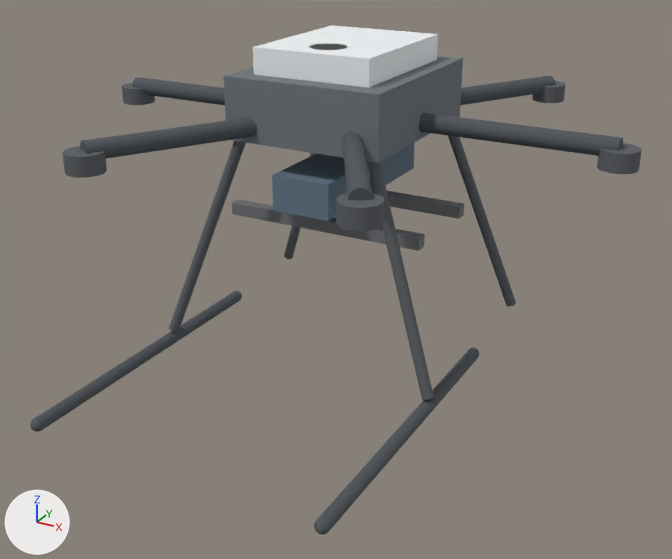
One commit to the glTF model assets/models/eams-hexa-frame.glb: the scene before it, then after it.
The view is the same before and after, from a 50 mm lens placed at (0.853, -1.602, 0.437), pointed at (0.037, -0.118, -0.305). Arrows for +X, +Y and +Z are at lower left; the lights stay in place. The older version comes first. Where no turn or scale is listed for an object, it has been applied to the vertices.

The first picture shows 'attachment_payload_rail_crossbar_rear', 'battery_pack_rear', 'frame_arm_2', 'frame_arm_3', 'frame_arm_5', 'frame_canopy', 'frame_chassis', 'landing_gear_front_right_strut', 'landing_gear_left_skid', 'landing_gear_rear_left_strut', 'landing_gear_rear_right_strut', 'landing_gear_right_skid' and 11 more.
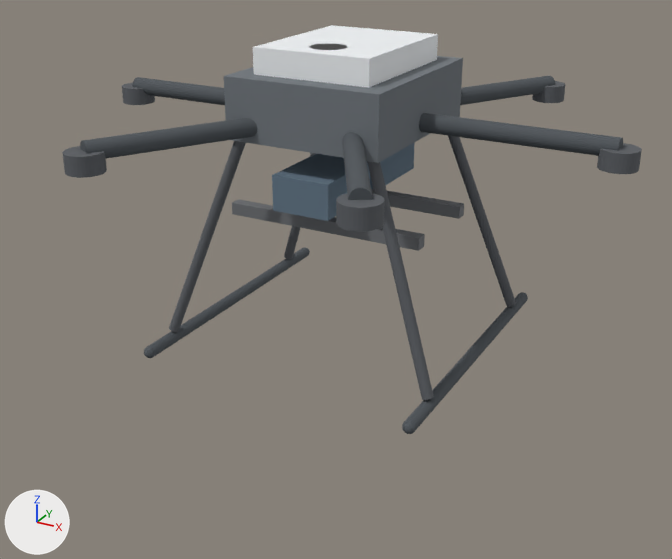
Commit message: fix: align EAMS landing gear visualization

Where the change shows, as pixel boxes [x1, y1, x2, y2] in the pictures (672 x 559 px):
```json
{"object": "landing_gear_right_skid", "change": "moved", "before": [314, 348, 479, 535], "after": [402, 292, 528, 434]}
{"object": "landing_gear_left_skid", "change": "moved", "before": [30, 291, 242, 432], "after": [144, 247, 310, 358]}
```

The change, as JSON lines over the scene's bpy script:
```json
{"block": "me_geometry_20", "where": "# used by ob_landing_gear_left_skid; location = (-0.29, 0.0, -0.462)"}
{"op": "remove", "block": "me_geometry_20", "code": "me_geometry_20.from_pydata(...)  # 1922 vertices, 3840 faces; spans x -0.012..0.012, y -0.633..0.013, z -0.012..0.012"}
{"op": "add", "block": "me_geometry_20", "code": "me_geometry_20.from_pydata(...)  # 1922 vertices, 3840 faces; spans x -0.012..0.012, y -0.323..0.323, z -0.012..0.012"}
{"block": "me_geometry_20", "change": "me_geometry_20 part 1: the whole mesh is moved by (0.0, 0.31, 0.0)"}
{"block": "me_geometry_21", "where": "# used by ob_landing_gear_right_skid; location = (0.29, 0.0, -0.462)"}
{"op": "remove", "block": "me_geometry_21", "code": "me_geometry_21.from_pydata(...)  # 1922 vertices, 3840 faces; spans x -0.012..0.012, y -0.633..0.013, z -0.012..0.012"}
{"op": "add", "block": "me_geometry_21", "code": "me_geometry_21.from_pydata(...)  # 1922 vertices, 3840 faces; spans x -0.012..0.012, y -0.323..0.323, z -0.012..0.012"}
{"block": "me_geometry_21", "change": "me_geometry_21 part 2: the whole mesh is moved by (0.0, 0.31, 0.0)"}
```
